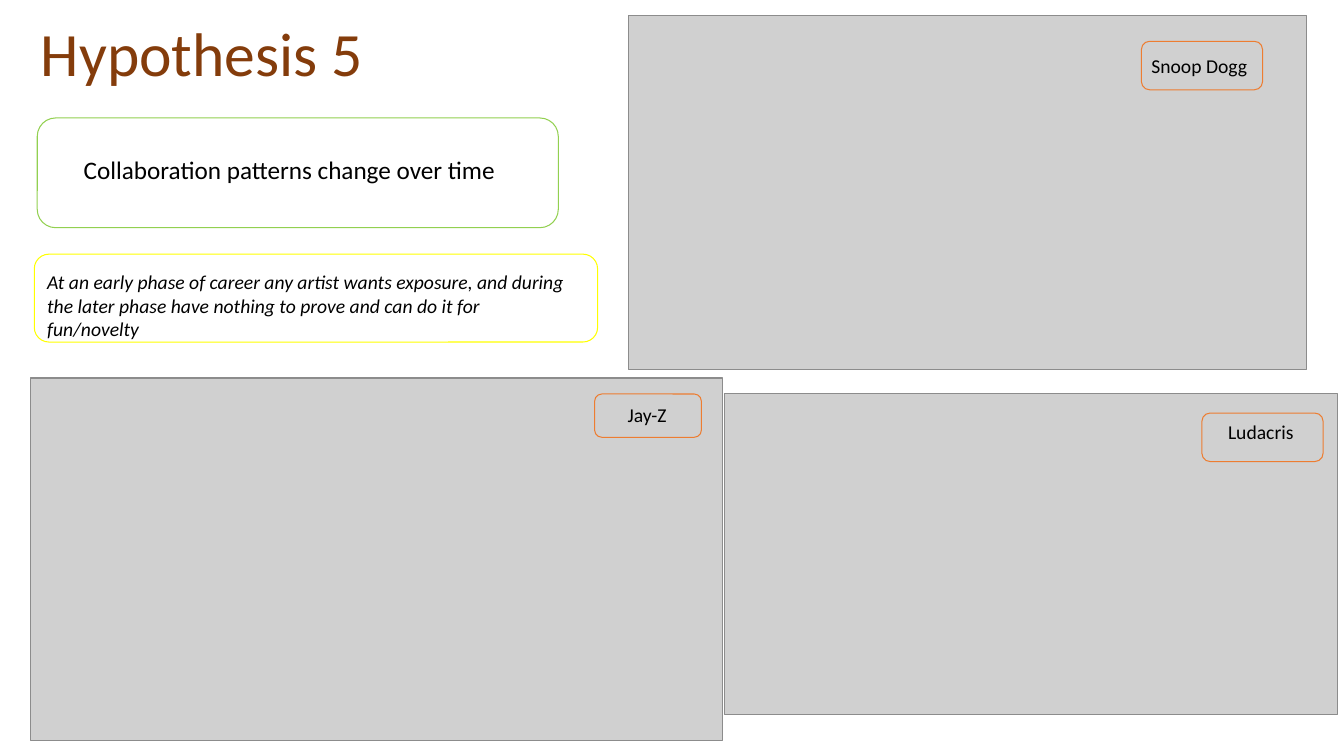
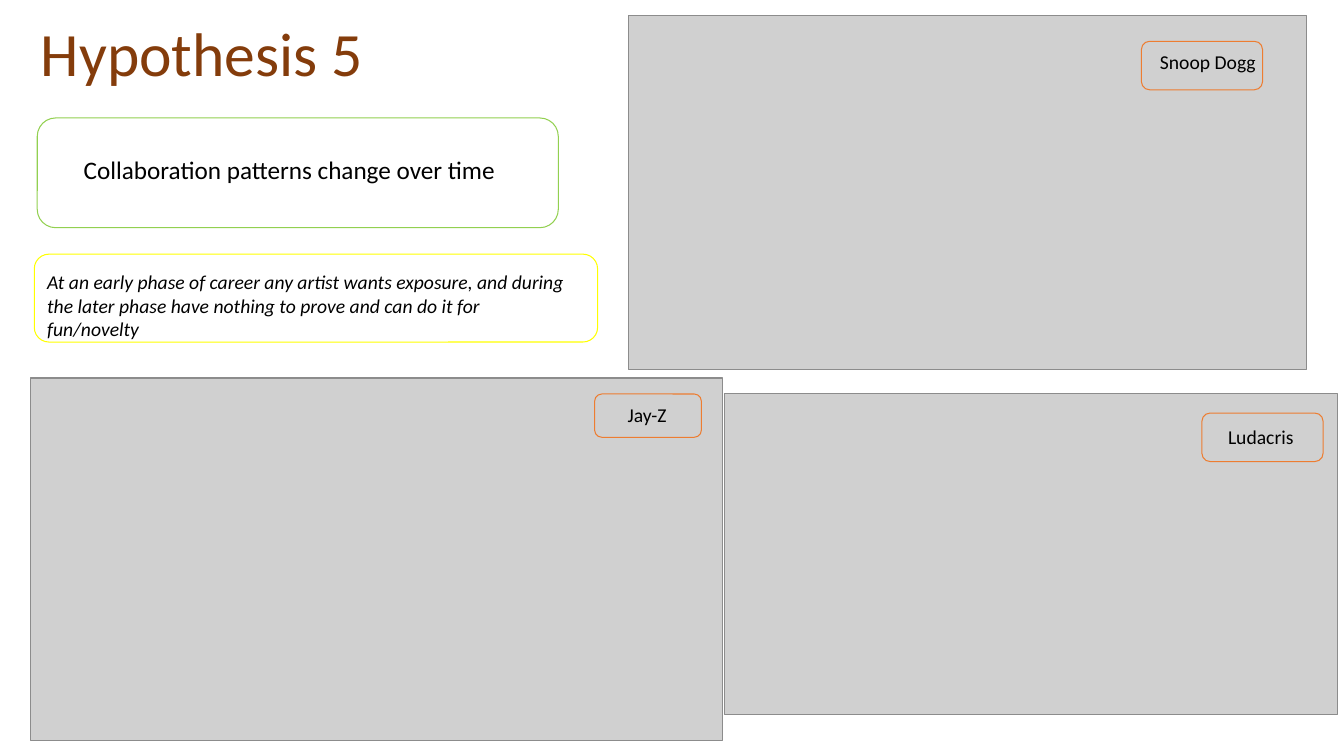
Before and after one commit to ChatterjeeAyan/Spotify_collaboration_network, a slide deck: slide 14 of Final Project Presentation.pptx. Drawn at 1344x756 pixels with LibreOffice and Linux fonts; fonts in the diff are those of the drawing; grey boxes stand for pictures. Boxes give left, top, right and bottom in pixels: in the first picture for what was removed or moved away, otherwise in the second. Text is boxed around its words. In the diff, an @@ line names an element or a change of style, - is before the commit and + after.

Commit message:
Minor updates to slides

```diff
--- a/Final Project Presentation.pptx
+++ b/Final Project Presentation.pptx
@@ text "Snoop Dogg": place and size @@
-text "Snoop Dogg" at [1151,60,1247,77]
+text "Snoop Dogg" at [1160,56,1256,73]
@@ text "Ludacris": place and size @@
-text "Ludacris" at [1228,425,1294,439]
+text "Ludacris" at [1228,430,1294,444]
```
